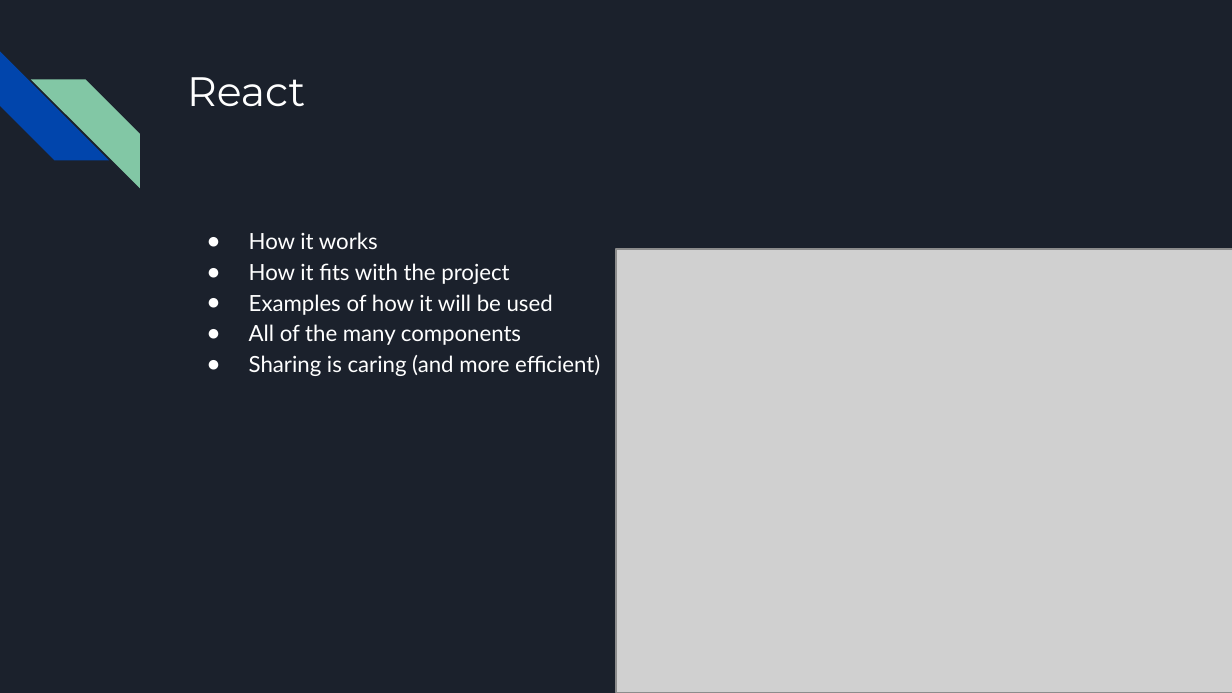
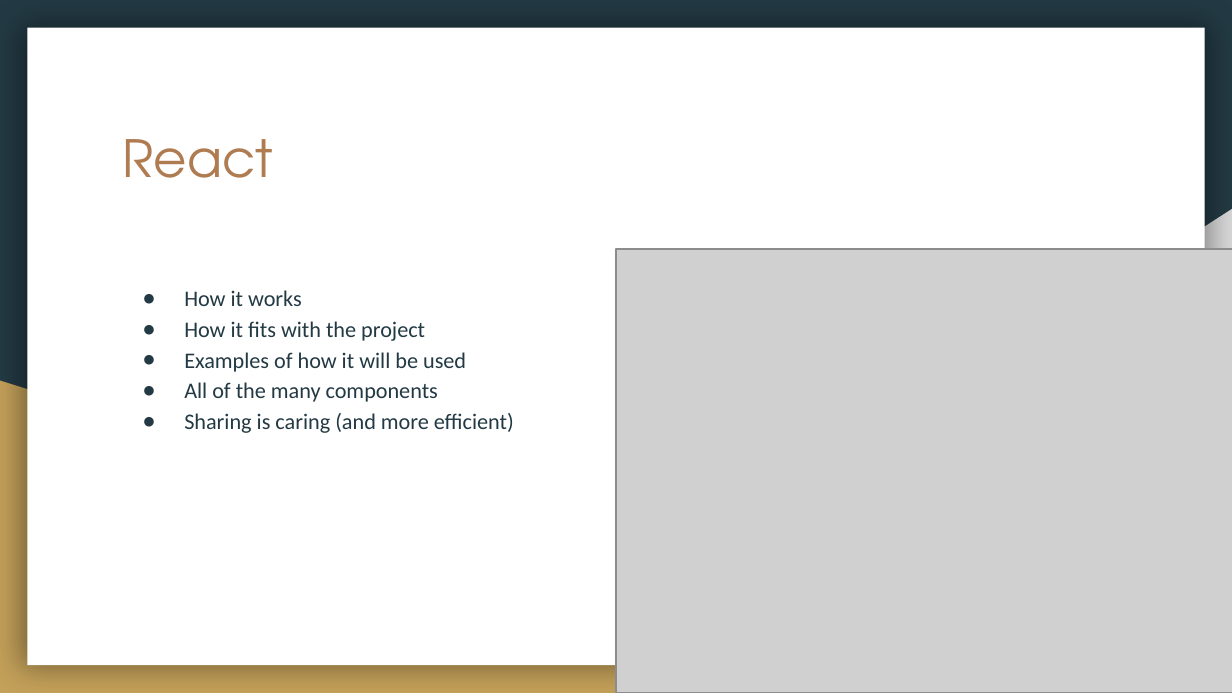
Before and after one commit to DustinWZook/Atlas-Itinerary, a slide deck: slide 9 of Documents/Project Design/Project Design.pptx. Drawn at 1232x693 pixels with LibreOffice and Linux fonts; fonts in the diff are those of the drawing; grey boxes stand for pictures. Boxes give left, top, right and bottom in pixels: in the first picture for what was removed or moved away, otherwise in the second. Text is boxed around its words. In the diff, an @@ line names an element or a change of style, - is before the commit and + after.

```diff
--- a/Documents/Project Design/Project Design.pptx
+++ b/Documents/Project Design/Project Design.pptx
@@ background #1B212C to #233A44 @@
@@ rectangle added at (27, 28, 1205, 665), fill #FFFFFF @@
@@ diag stripe removed at (0, 52, 108, 160) @@
@@ diag stripe removed at (31, 79, 139, 187) @@
@@ title "React": place and size @@
-title "React" at (187, 77, 305, 107)
+title "React" at (123, 139, 273, 178)
@@ title "React" at (123, 139, 273, 178): size 24 to 30 pt, font Montserrat to TeX Gyre Adventor, text colour #FFFFFF to #AF7B51 @@
@@ right triangle added at (483, 209, 1232, 693), fill #D9D9D9 @@
@@ text "How it works": place and size @@
-text "How it works" at (249, 232, 600, 376)
+text "How it works" at (184, 290, 514, 433)
@@ text "How it works" at (184, 290, 514, 433): font Lato to Calibri, text colour #FFFFFF to #233A44; bullet colour #FFFFFF to #233A44 @@
@@ right triangle added at (0, 381, 993, 693), fill #C4A15A @@
```
Also in this commit, not shown: 8 other slides changed, 1 slide added, 1 slide removed.
